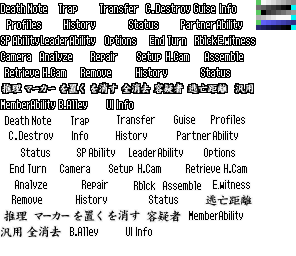
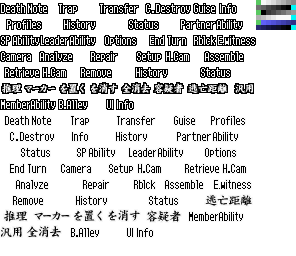
Revision of a layered 296 × 256 image; what changed, layer by layer:
painted on "Layer 3 copy" over 9, 115, 251, 237
painted on "Layer 3" over 194, 36, 216, 45
